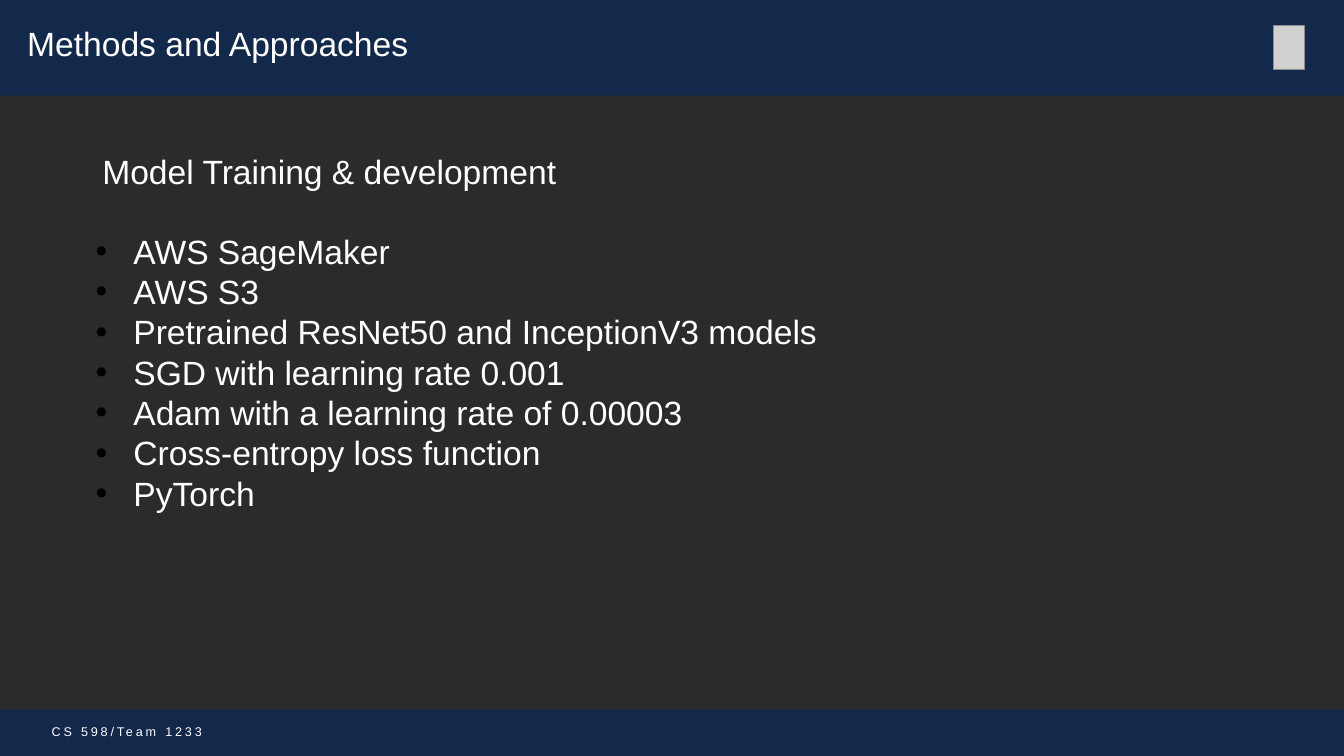
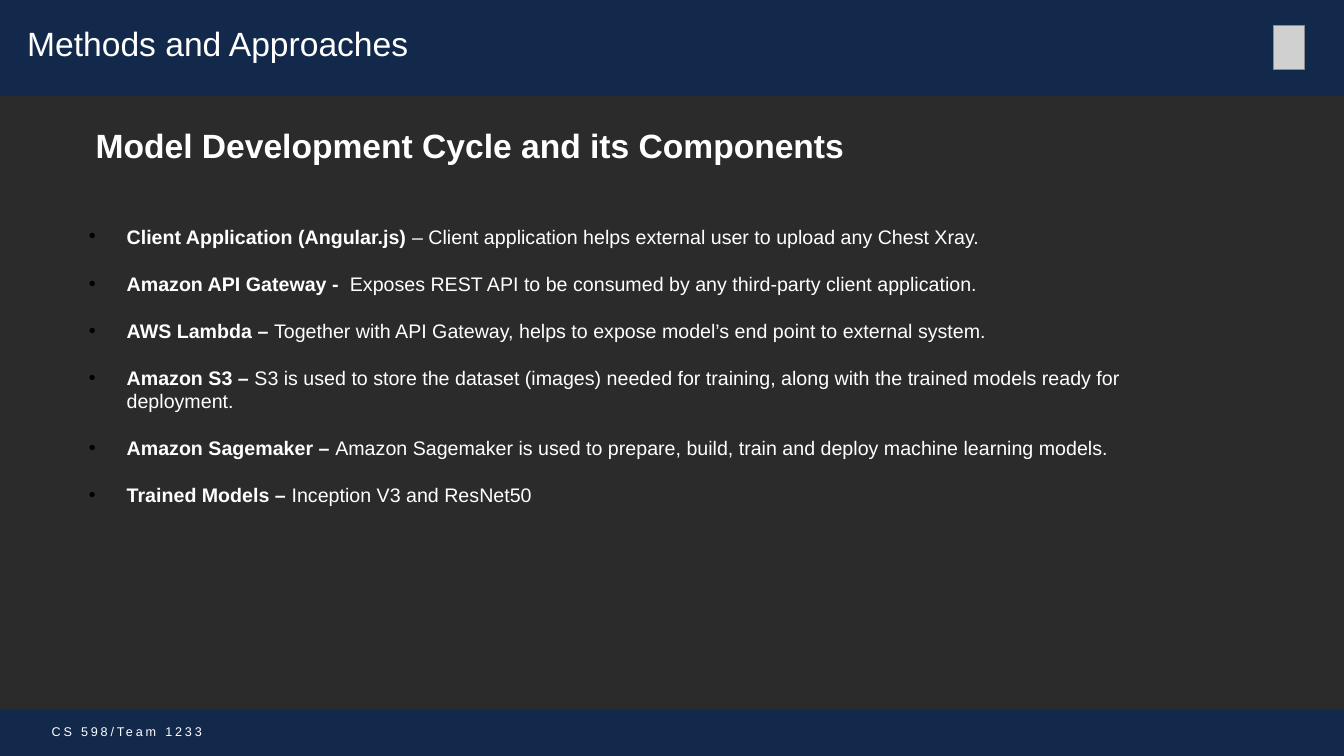
Before and after one commit to mohitbhadauria10/DL-Project, a slide deck: slide 7 of Presentation_Team_1233 _mike.pptx (slide 5 before the commit). Drawn at 1344x756 pixels with LibreOffice and Linux fonts; fonts in the diff are those of the drawing; grey boxes stand for pictures; background and template pictures are left out; a plain dark background stands for a picture behind light text. Boxes give left, top, right and bottom in pixels: in the first picture for what was removed or moved away, otherwise in the second. Text is boxed around its words. In the diff, an @@ line names an element or a change of style, - is before the commit and + after.

```diff
--- a/Presentation_Team_1233 _mike.pptx
+++ b/Presentation_Team_1233 _mike.pptx
@@ text at <box>96,133,844,165</box>: text changed; bold on @@
-Model Training & development
+Model Development Cycle and its Components
@@ text at <box>127,229,1119,506</box>: text changed; size 24 to 14 pt @@
-• AWS SageMaker
-• AWS S3
-• Pretrained ResNet50 and InceptionV3 models
-• SGD with learning rate 0.001
-• Adam with a learning rate of 0.00003
-• Cross-entropy loss function
-• PyTorch
+• Client Application (Angular.js) – Client application helps external user to upload any Chest Xray.
+• Amazon API Gateway - Exposes REST API to be consumed by any third-party client application.
+• AWS Lambda – Together with API Gateway, helps to expose model’s end point to external system.
+• Amazon S3 – S3 is used to store the dataset (images) needed for training, along with the trained models ready for deployment.
+• Amazon Sagemaker – Amazon Sagemaker is used to prepare, build, train and deploy machine learning models.
+• Trained Models – Inception V3 and ResNet50
```
Also in this commit, not shown: 7 other slides changed, 1 slide added, 2 other files.
